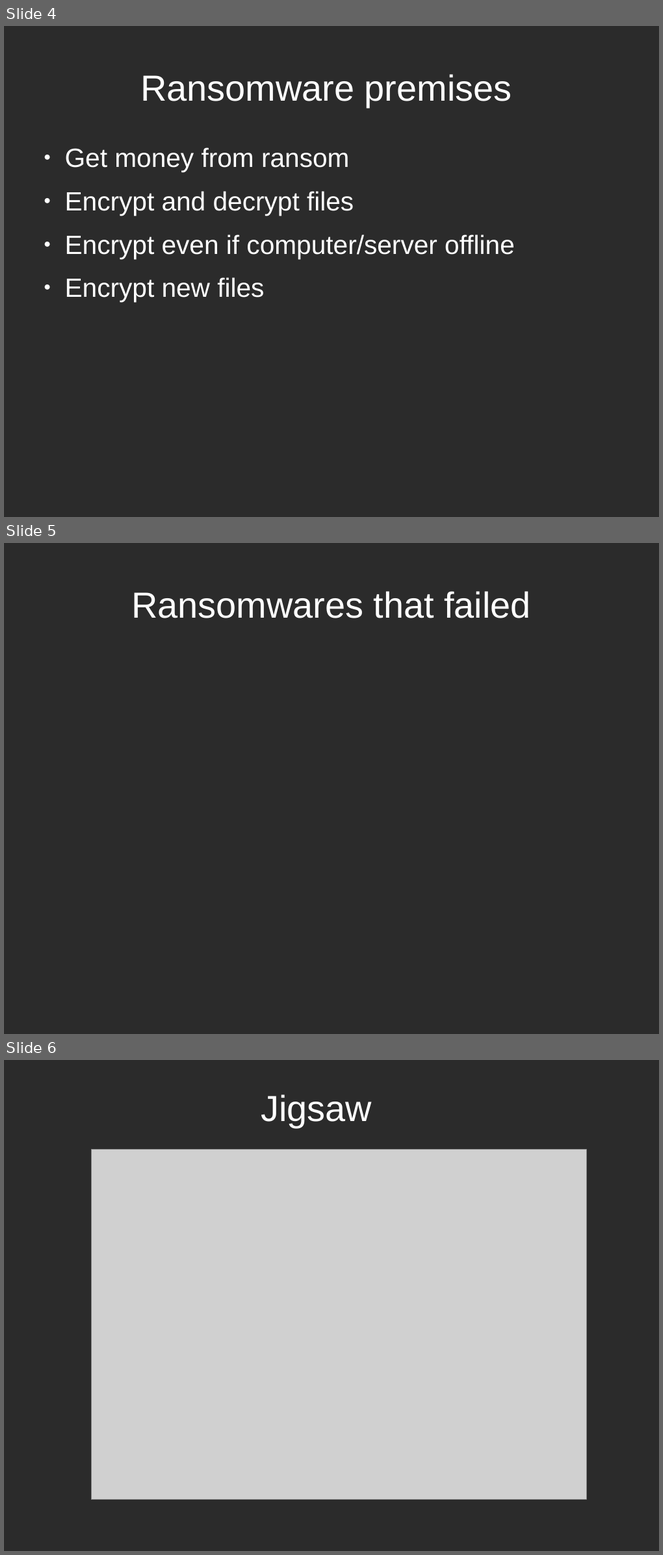
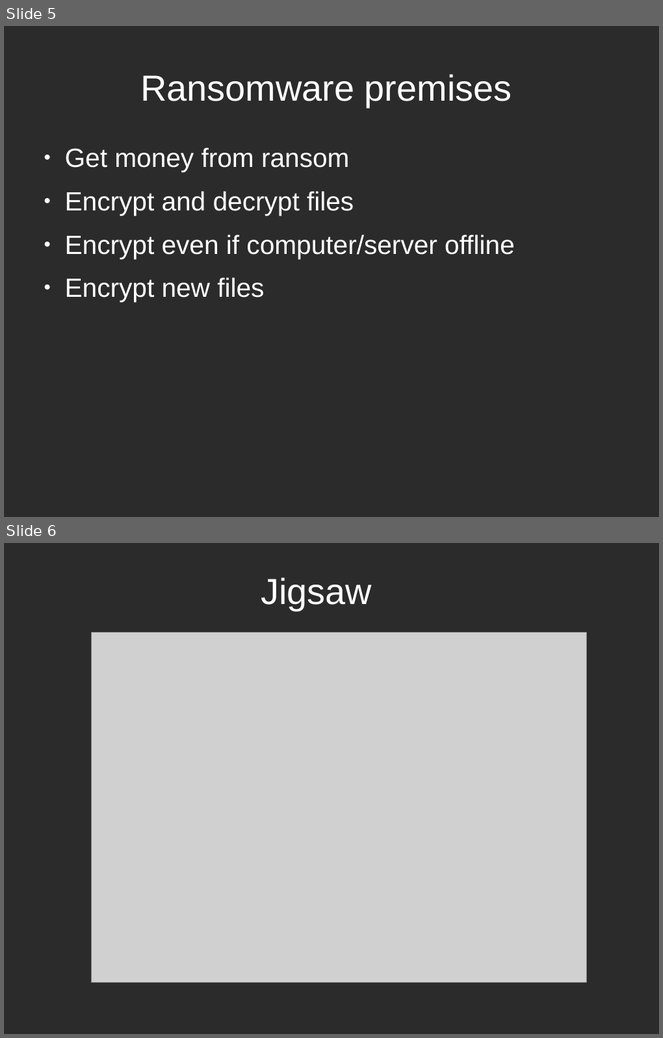
Before and after one commit to tarcisio-marinho/GonnaCry, a slide deck: Python/talk/na_beira_do_rio.odp. Shown one above the other, each under a label of ours: slides 4, 5 and 6 before the commit, slides 5 and 6 after it. The pictures are 663x1555 and 663x1038 pixels, drawn with LibreOffice and Linux fonts; fonts in the diff are those of the drawing; grey boxes stand for pictures; background and template pictures are left out; a plain dark background stands for a picture behind light text. Boxes give left, top, right and bottom in pixels: in the first picture for what was removed or moved away, otherwise in the second. Text is boxed around its words. In the diff, an @@ line names an element or a change of style, - is before the commit and + after.

```diff
--- a/Python/talk/na_beira_do_rio.odp
+++ b/Python/talk/na_beira_do_rio.odp
@@ slide 5 removed at (x1=4, y1=543, x2=659, y2=1034), background picture (left out) @@
@@ title removed at (x1=131, y1=591, x2=530, y2=618) @@
-Ransomwares that failed
@@ what was slide 4 is now slide 5 @@
```
Also in this commit, not shown: 1 slide changed, 1 slide added.
